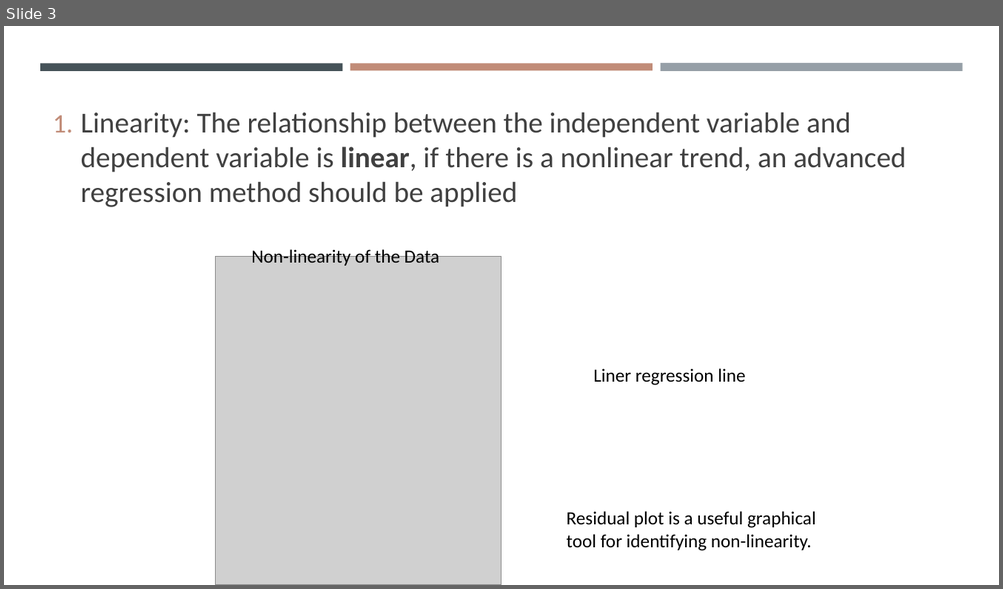
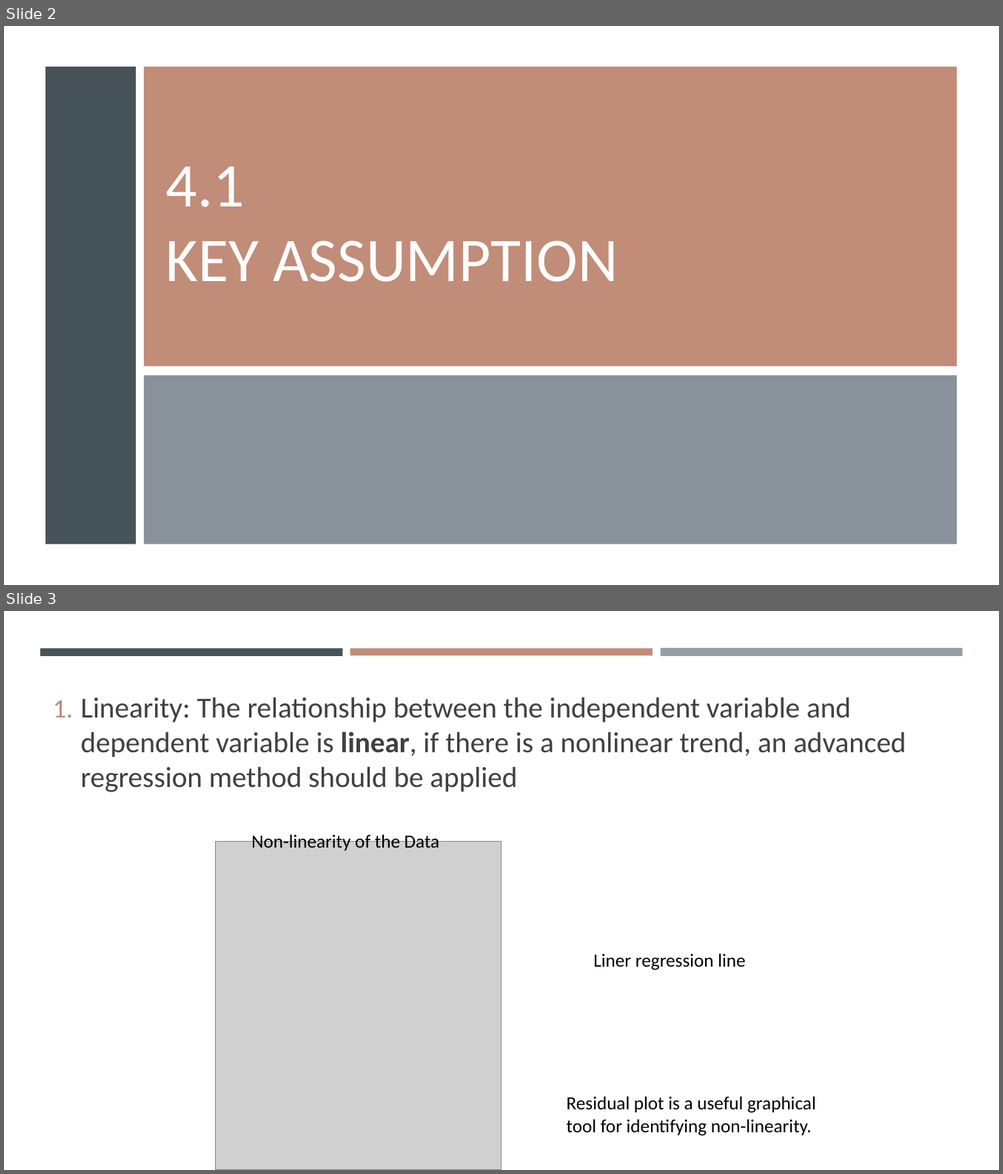
Before and after one commit to gisynw/geog-247, a slide deck: docs/Lectures/Week04/Week04_BivariateRegression_Part02.pptx. Shown one above the other, each under a label of ours: slide 3 before the commit, slides 2 and 3 after it. The pictures are 1003x589 and 1003x1174 pixels, drawn with LibreOffice and Linux fonts; fonts in the diff are those of the drawing; grey boxes stand for pictures. Boxes give left, top, right and bottom in pixels: in the first picture for what was removed or moved away, otherwise in the second. Text is boxed around its words. In the diff, an @@ line names an element or a change of style, - is before the commit and + after.

```diff
--- a/docs/Lectures/Week04/Week04_BivariateRegression_Part02.pptx
+++ b/docs/Lectures/Week04/Week04_BivariateRegression_Part02.pptx
@@ slide 2 added at [4,26,999,585], background #FFFFFF @@
@@ rectangle added at [4,26,999,585], fill #FFFFFF @@
@@ rectangle added at [45,66,136,545], fill #465359 @@
@@ rectangle added at [144,66,956,366], fill #C18C78 @@
@@ title added at [166,167,617,282], 60 pt, text #FFFFFF @@
+4.1
+KEY ASSUMPTION
@@ rectangle added at [144,376,956,545], fill #6C7781 at 80% opacity @@
```
Also in this commit, not shown: 3 slides changed, 4 other slides added, 3 slides removed, 3 other files.
